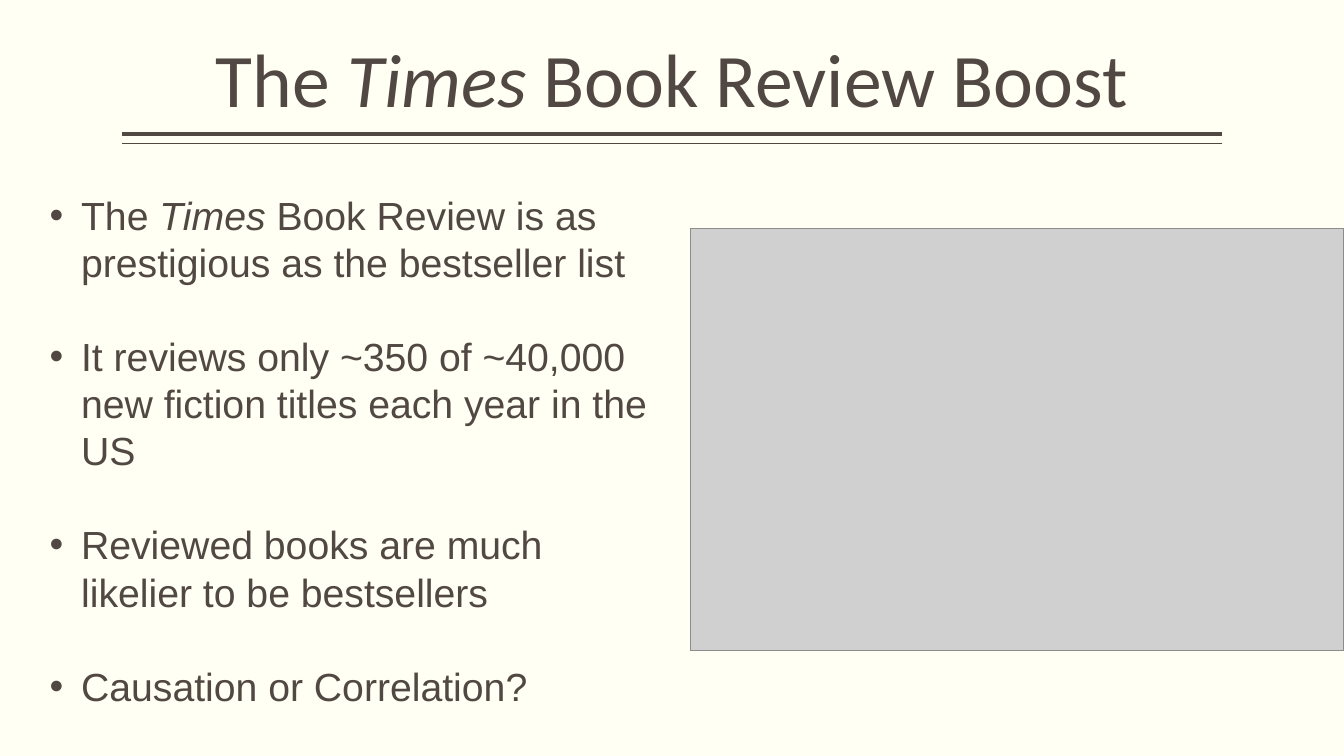
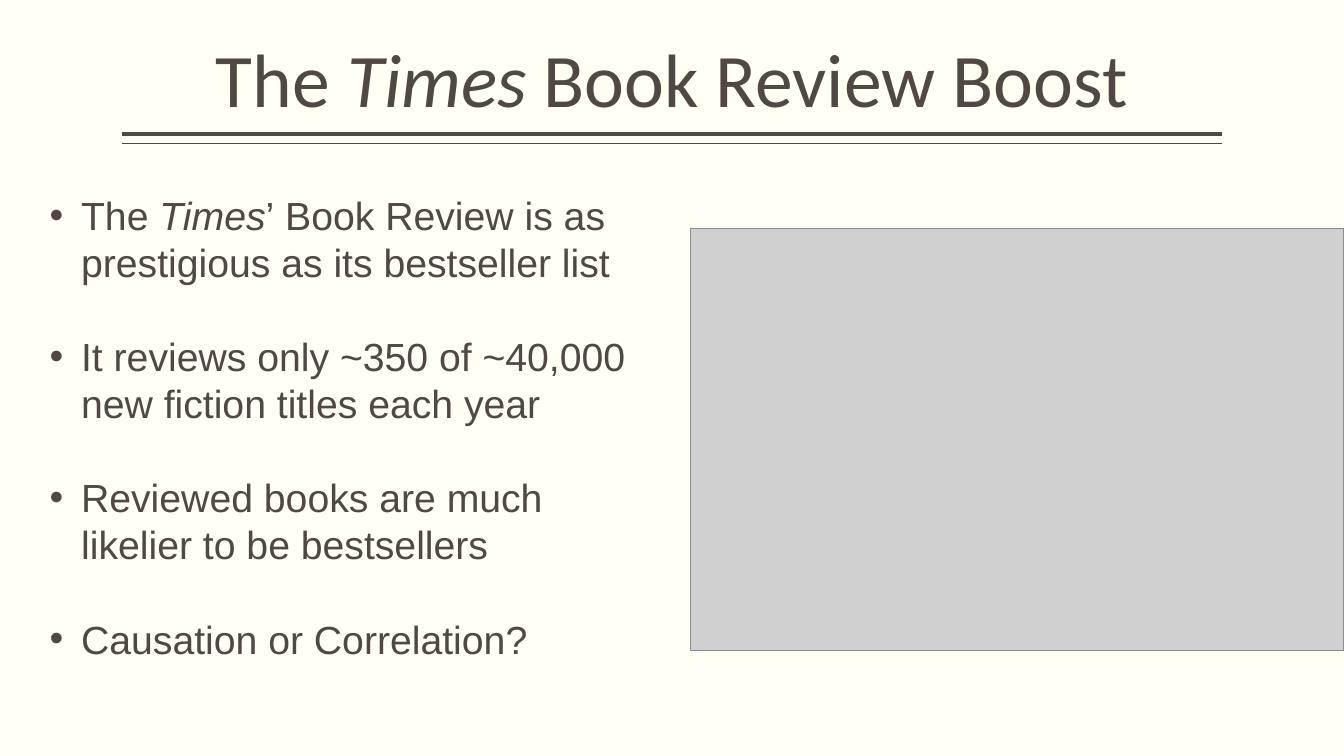
Before and after one commit to nycdatasci/bootcamp008_project, a slide deck: slide 5 of Project4-Capstone/davidletzler/NYTimes.pptx. Drawn at 1344x756 pixels with LibreOffice and Linux fonts; fonts in the diff are those of the drawing; grey boxes stand for pictures. Boxes give left, top, right and bottom in pixels: in the first picture for what was removed or moved away, otherwise in the second. Text is boxed around its words. In the diff, an @@ line names an element or a change of style, - is before the commit and + after.

```diff
--- a/Project4-Capstone/davidletzler/NYTimes.pptx
+++ b/Project4-Capstone/davidletzler/NYTimes.pptx
@@ text at box(81, 201, 626, 426): text changed @@
-• The Times Book Review is as prestigious as the bestseller list
-• It reviews only ~350 of ~40,000 new fiction titles each year in the US
+• The Times’ Book Review is as prestigious as its bestseller list
+• It reviews only ~350 of ~40,000 new fiction titles each year
```
Also in this commit, not shown: 9 other slides changed, 6 slides added, 1 slide removed, 3 other files.
